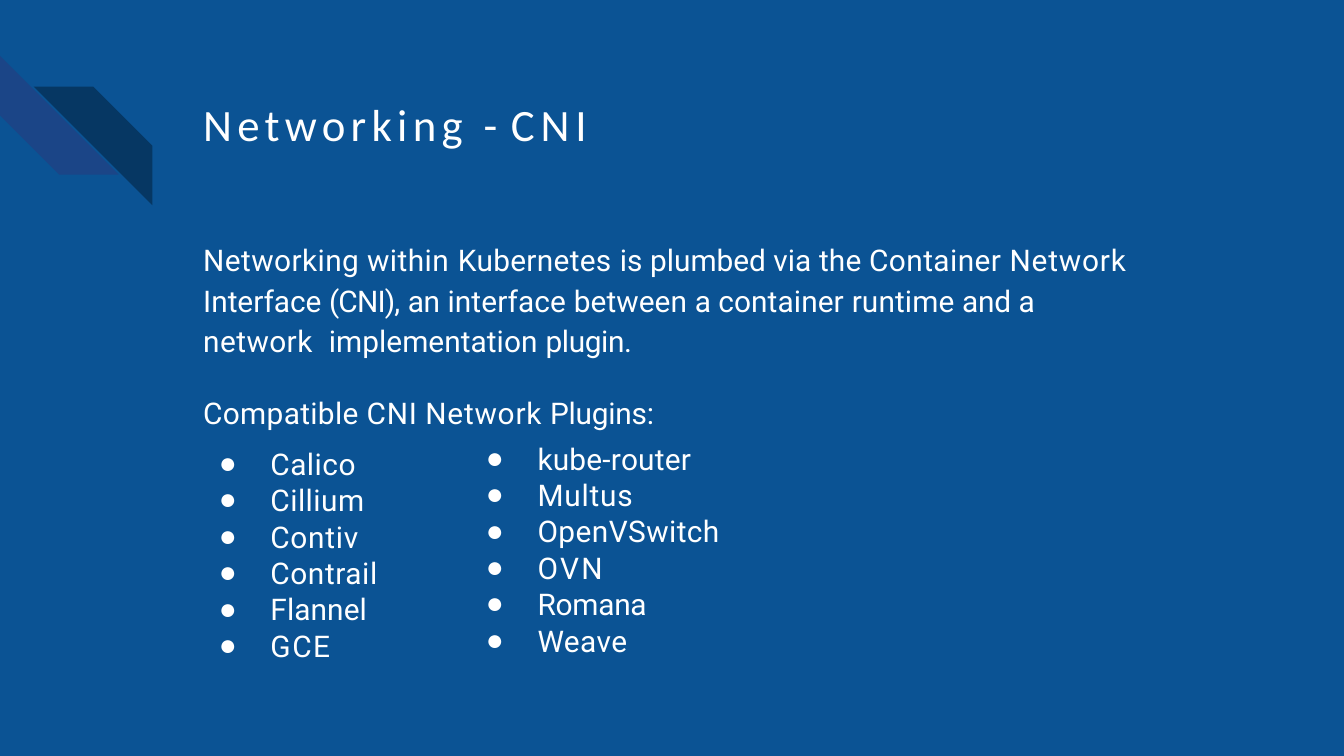
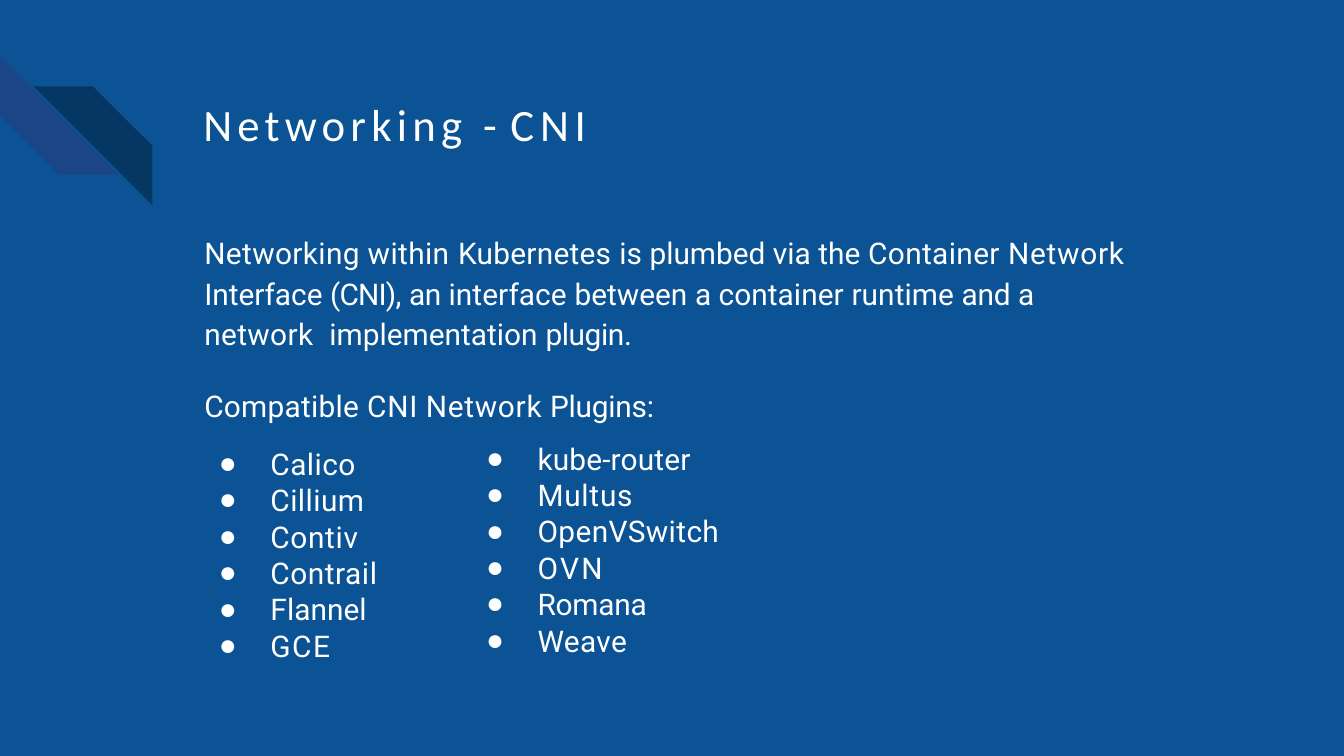
Before and after one commit to dragrom/kubernetes-exemples, a slide deck: slide 25 of presentation/kubernetes-basic concepts.ppt. Drawn at 1344x756 pixels with LibreOffice and Linux fonts; fonts in the diff are those of the drawing; background and template pictures are left out. Boxes give left, top, right and bottom in pixels: in the first picture for what was removed or moved away, otherwise in the second. Text is boxed around its words. In the diff, an @@ line names an element or a change of style, - is before the commit and + after.

```diff
--- a/presentation/kubernetes-basic concepts.ppt
+++ b/presentation/kubernetes-basic concepts.ppt
@@ text "Networking within Kubernetes is plumbed ...": place and size @@
-text "Networking within Kubernetes is plumbed ..." at (203, 248, 1126, 431)
+text "Networking within Kubernetes is plumbed ..." at (204, 241, 1124, 424)
@@ text "Networking within Kubernetes is plumbed ..." at (204, 241, 1124, 424): letter spacing 0.3 to 0.2 pt in "Networking within Container network"; letter spacing 0.1 to 0 pt in "is via between implementation"; letter spacing 0.5 to 0.4 pt in "Network", "Network" @@
```
Also in this commit, not shown: 43 other slides changed, 4 slides added, 21 slides removed, 7 other files.
